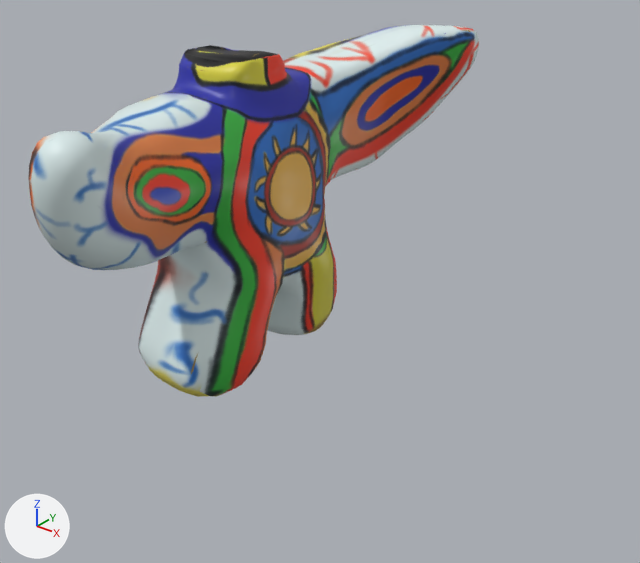
One commit to the OBJ model CSE125Group2Game/CSE125Group2Game/Assets/models/towers/sungod/sungod-state1/sungod-state1.obj: the scene before it, then after it.
One viewpoint serves both versions: a 50 mm camera at (9.23, -9.7, 3.25) aimed at (2.09, -0.78, -2.28). Every picture has the same lights, and +X, +Y and +Z are marked at lower left. Where no turn or scale is listed for an object, it has been applied to the vertices.

Script lines for the objects in view, before the commit:
```python
me_cube_005_cube_004 = bpy.data.meshes.new('Cube.005_Cube.004')
me_cube_005_cube_004.from_pydata(...)  # 4025 vertices, 4001 faces; spans x -1.12..1.95, y -4.16..3.81, z -4.61..0.69
me_cube_005_cube_004.materials.append(mat_sungodmaterial_003)  # picture img_sungod_texture_png
ob_cube_005_cube_004 = bpy.data.objects.new('Cube.005_Cube.004', me_cube_005_cube_004)
ob_cube_005_cube_004.location = (0.0, 0.0, 0.0)
```
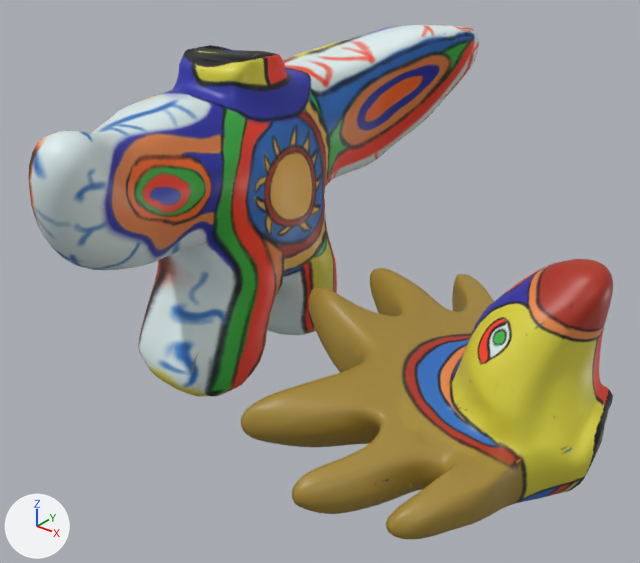
What differs and where, as boxes [x1, y1, x2, y2] in the pictures (640 x 563 px):
'Cube.005_Cube.004', reshaped (30% wider, 38% taller): before [28, 25, 479, 397]; after [28, 25, 613, 539]
part 1 of me_cube_005_cube_004, added (yellow): after [241, 259, 613, 539]

The edits, one by one:
me_cube_005_cube_004 is used by ob_cube_005_cube_004; location (0.0, 0.0, 0.0).
me_cube_005_cube_004 had 4025 vertices, 4001 faces and spanned x -1.12..1.95, y -4.16..3.81, z -4.61..0.69.
me_cube_005_cube_004 now has 26385 vertices, 29089 faces and spans x -1.12..6.32, y -4.16..3.81, z -4.61..0.69.
me_cube_005_cube_004 part 1: a new loose piece of 22360 vertices spanning x 1.66..6.32, y -3.39..2.49, z -4.38..-1.15, in mat_sungodmaterial_003 (picture img_sungod_texture_png).
